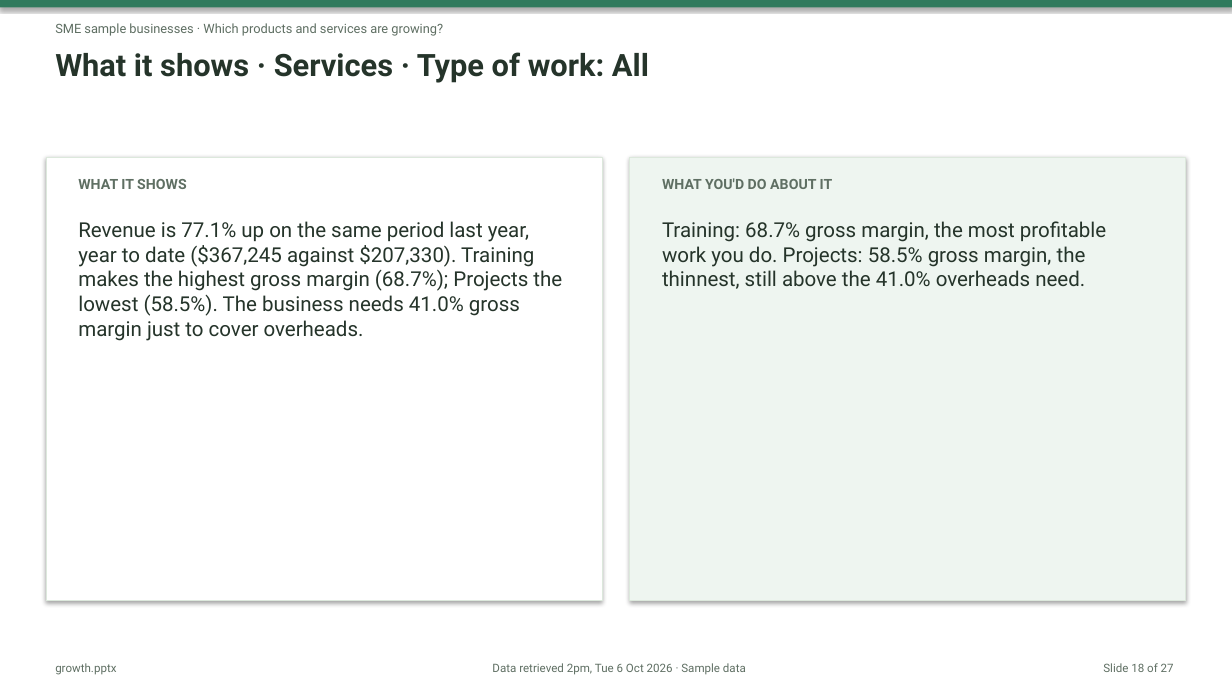
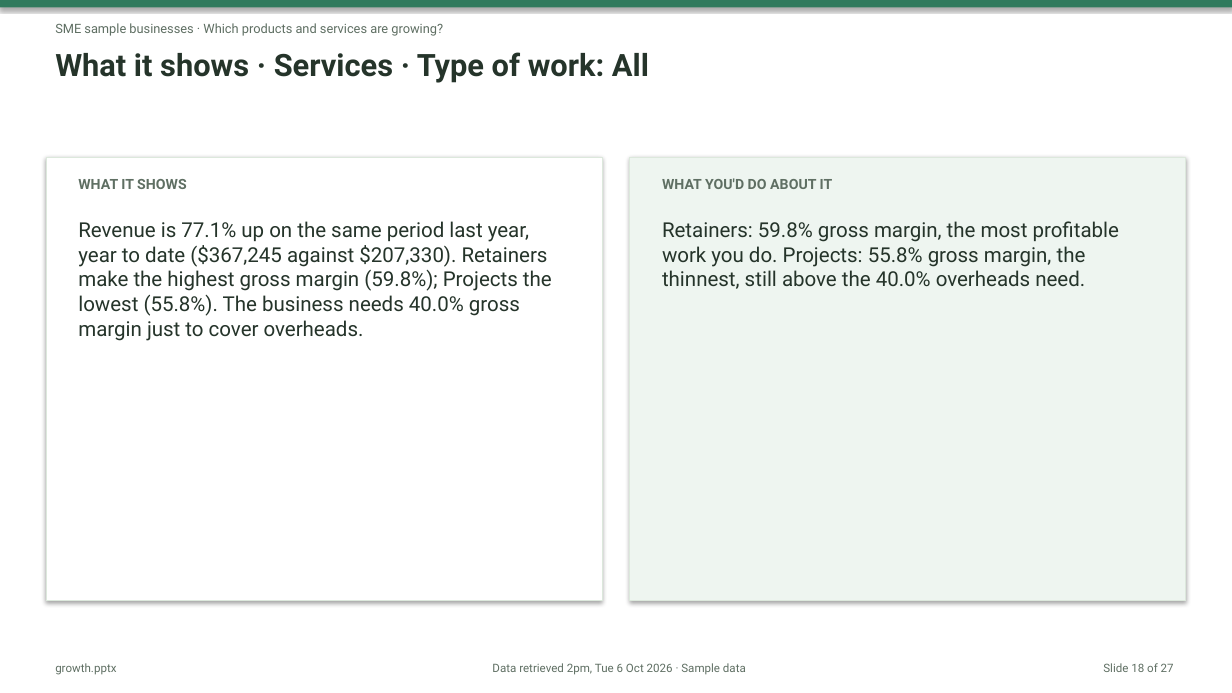
Before and after one commit to nnbooth/3sheets, a slide deck: slide 18 of media/exports/reports/2026-09/growth.pptx. Drawn at 1232x693 pixels with LibreOffice and Linux fonts; fonts in the diff are those of the drawing. Boxes give left, top, right and bottom in pixels: in the first picture for what was removed or moved away, otherwise in the second. Text is boxed around its words. In the diff, an @@ line names an element or a change of style, - is before the commit and + after.

```diff
--- a/media/exports/reports/2026-09/growth.pptx
+++ b/media/exports/reports/2026-09/growth.pptx
@@ text at (x1=78, y1=221, x2=552, y2=341): text changed @@
-Revenue is 77.1% up on the same period last year, year to date ($367,245 against $207,330). Training makes the highest gross margin (68.7%); Projects the lowest (58.5%). The business needs 41.0% gross margin just to cover overheads.
+Revenue is 77.1% up on the same period last year, year to date ($367,245 against $207,330). Retainers make the highest gross margin (59.8%); Projects the lowest (55.8%). The business needs 40.0% gross margin just to cover overheads.
@@ text at (x1=662, y1=221, x2=1119, y2=289): text changed @@
-Training: 68.7% gross margin, the most profitable work you do. Projects: 58.5% gross margin, the thinnest, still above the 41.0% overheads need.
+Retainers: 59.8% gross margin, the most profitable work you do. Projects: 55.8% gross margin, the thinnest, still above the 40.0% overheads need.
```
Also in this commit, not shown: 10 other slides changed, 44 other files.
